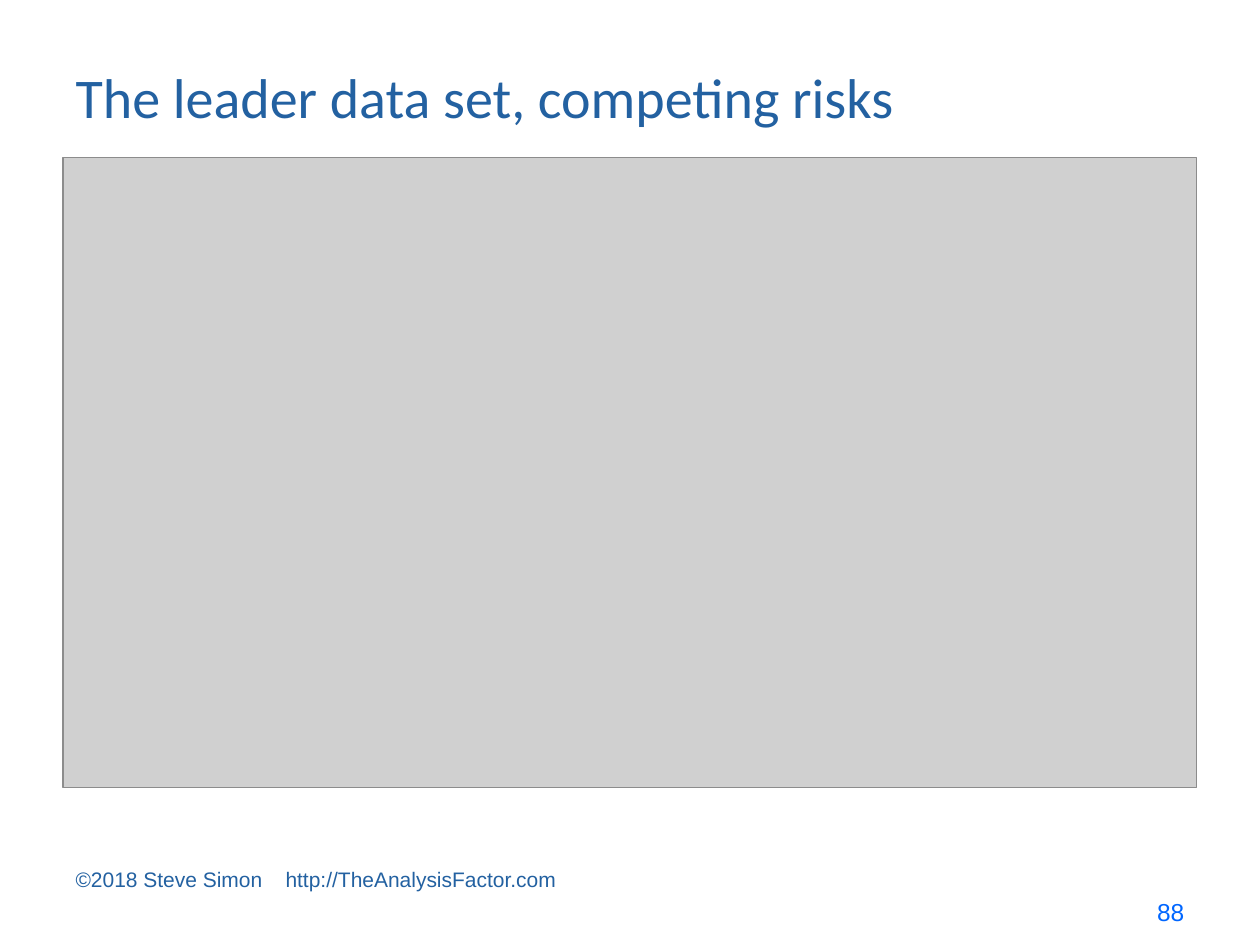
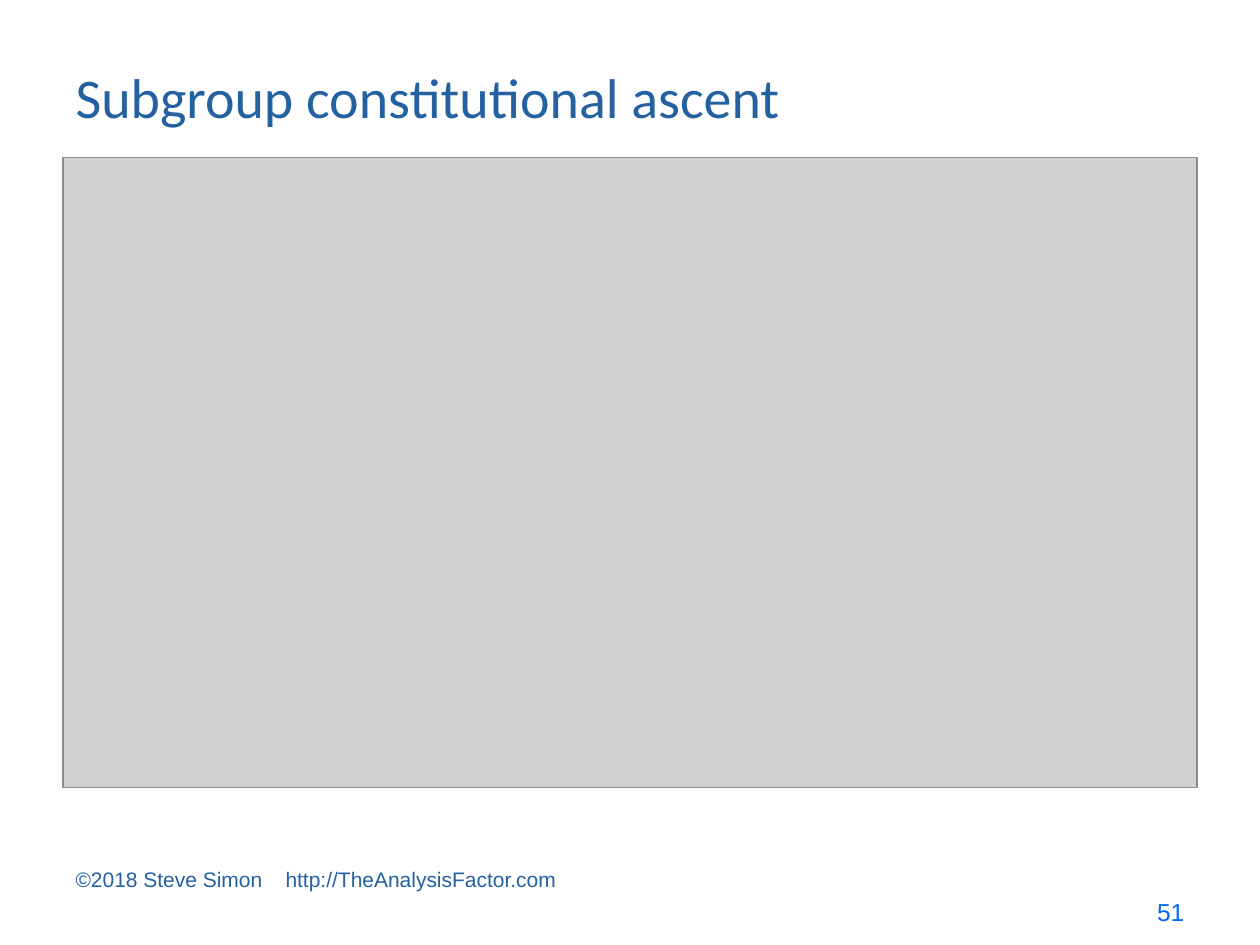
Before and after one commit to pmean/survival-models, a slide deck: slide 51 of bin/cosa lecture.pptx (slide 88 before the commit). Drawn at 1260x945 pixels with LibreOffice and Linux fonts; fonts in the diff are those of the drawing; grey boxes stand for pictures. Boxes give left, top, right and bottom in pixels: in the first picture for what was removed or moved away, otherwise in the second. Text is boxed around its words. In the diff, an @@ line names an element or a change of style, - is before the commit and + after.

```diff
--- a/bin/cosa lecture.pptx
+++ b/bin/cosa lecture.pptx
@@ title at box(76, 79, 779, 128): text changed @@
-The leader data set, competing risks
+Subgroup constitutional ascent
@@ page number at box(1157, 904, 1184, 922): text changed @@
-88
+51
```
Also in this commit, not shown: 3 other slides changed, 38 slides removed, 5 other files.
